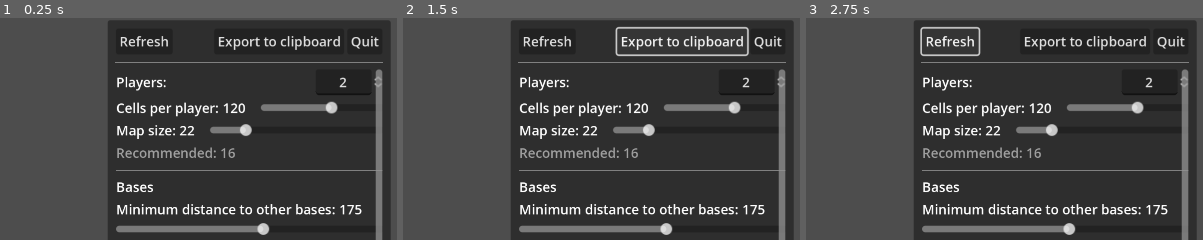
Above: before the commit, frames 1-3 (left to right).
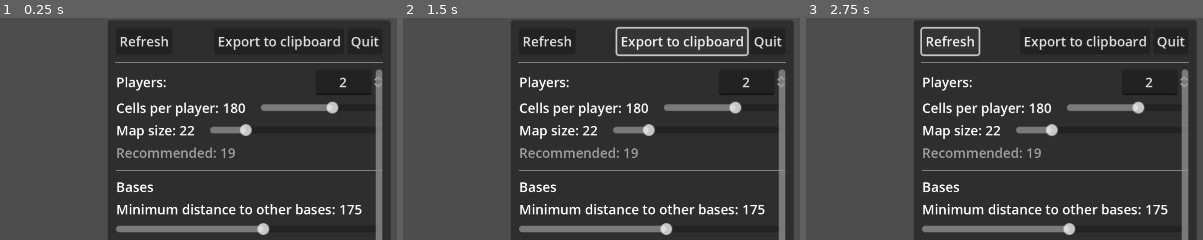
Above: after the commit, the same moments.

Repository: wadcom/kisarra-mapgen
Game: Godot game, scene res://main.tscn
Same seed, same stepped clock (60 frames per second), same inputs: the game is played once before the commit and once after it.
Inputs:
- Up to frame 1 (0.25 s): no input
- Up to frame 2 (1.5 s): click "Refresh" at 0.5 s; click "Export to clipboard" at 1.25 s
- Up to frame 3 (2.75 s): click "Refresh" at 2 s
The pictures show only the part of the screen within x 50-100%, y 1-51%; the shares and areas given below are measured in that part.

The runs differ from the first frame. In frame 1, 0.1% of the frame differs, in the area x 57-86%, y 37-64%; in frame 2, 0.1%; in frame 3, 0.1%.

Commit message:
Increase defauls "cells per player"

Diff:
--- a/side_panel/side_panel.gd
+++ b/side_panel/side_panel.gd
@@ -14,7 +14,7 @@
 		extra_sources = { count = 2, decay = 0.7, distance_to_any_base = 200, peak_density = 80 },
 		satellite_sources = { decay = 0.7, distance_to_base = 75, peak_density = 45 },
 	},
-	cells_per_player = 120,
+	cells_per_player = 180,
 	map_size = 22,
 	mountains = {
 		height_threshold = 0.0,
--- a/side_panel/side_panel.tscn
+++ b/side_panel/side_panel.tscn
@@ -89,7 +89,7 @@
 size_flags_horizontal = 3
 size_flags_vertical = 4
 min_value = 9.0
-max_value = 200.0
+max_value = 300.0
 value = 9.0
 
 [node name="MapSizeControls" type="VBoxContainer" parent="ScrollContainer/VBoxContainer"]
Not shown: 1 places in side_panel/bases_settings.tscn that only renumber resources
Not shown: 1 places in side_panel/mountains_settings.tscn that only renumber resources
